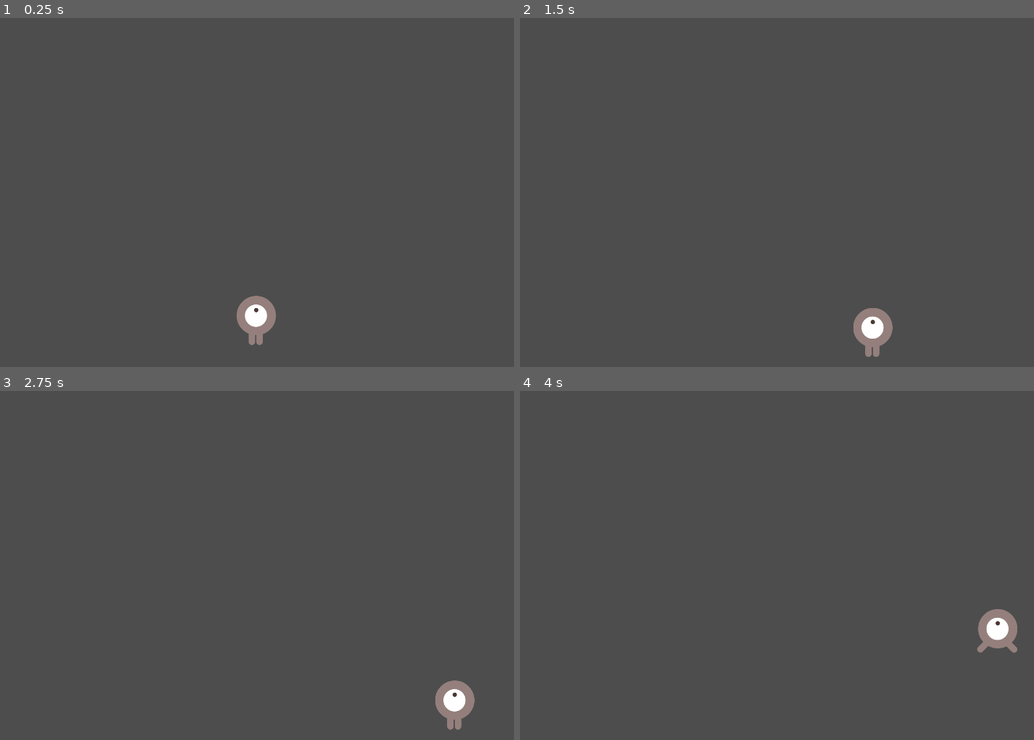
Above: before the commit, frames 1-4 (two rows, left to right).
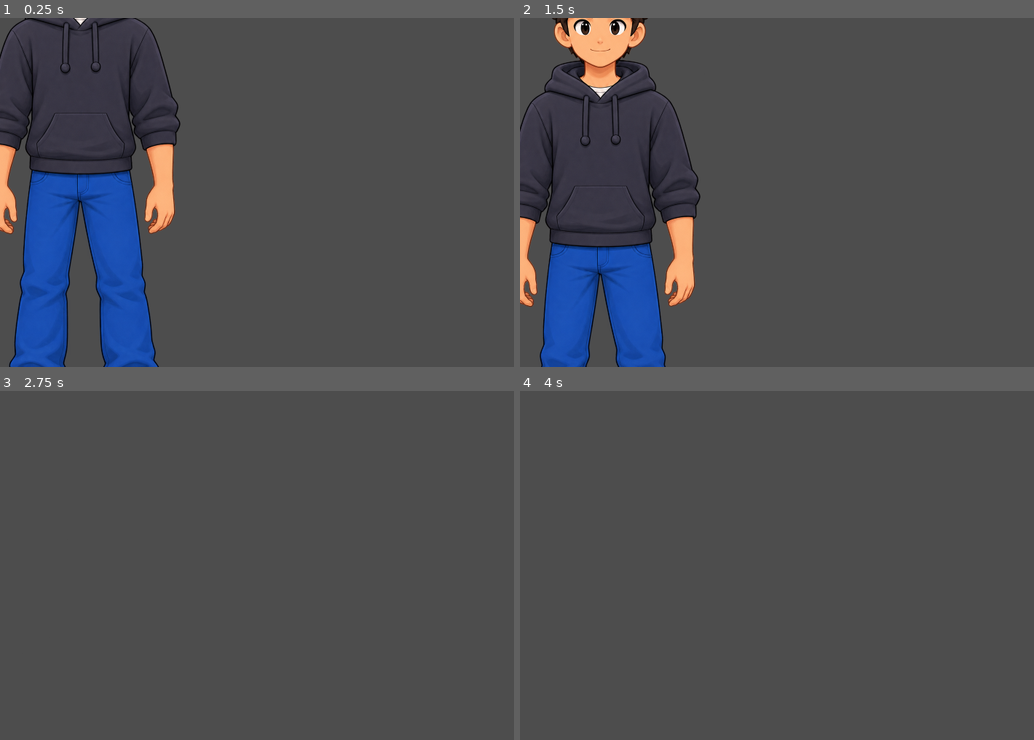
Above: after the commit, the same moments.

Repository: jayGumm45/beaver_attack
Game: Godot game, scene res://main.tscn
Same seed, same stepped clock (60 frames per second), same inputs: the game is played once before the commit and once after it.
Inputs:
- Up to frame 1 (0.25 s): no input
- Up to frame 2 (1.5 s): tap Enter at 0.5 s; hold Right (move_right) 0.53-1.28 s; hold S (move_down) from 1.28 s (still down)
- Up to frame 3 (2.75 s): release S (move_down) at 2.03 s; hold Right (move_right) from 2.03 s (still down)
- Up to frame 4 (4 s): release Right (move_right) at 2.78 s; hold Up (move_up) 2.78-3.53 s; hold Left (move_left) from 3.53 s (still down)

The runs differ from the first frame. In frame 1, 19% of the frame differs, in the area x 0-54%, y 0-100%; in frame 2, 17%; in frame 3, 0.8%; in frame 4, 0.8%.

Commit message:
Added new player images and circular collision shape.

Diff:
--- a/player.tscn
+++ b/player.tscn
@@ -1,19 +1,19 @@
 [gd_scene format=3 uid="uid://0dxeu208xuv0"]
 
-[ext_resource type="Texture2D" uid="uid://cxt10hmdnqlkt" path="res://art/playerGrey_up1.png" id="1_hqtel"]
 [ext_resource type="Script" uid="uid://c520tnfw57d54" path="res://player.gd" id="1_sweqy"]
-[ext_resource type="Texture2D" uid="uid://cn6ohue7dbi06" path="res://art/playerGrey_up2.png" id="2_sweqy"]
-[ext_resource type="Texture2D" uid="uid://43fdegrdib8m" path="res://art/playerGrey_walk1.png" id="3_2hs0m"]
-[ext_resource type="Texture2D" uid="uid://doocnj0x6j5s5" path="res://art/playerGrey_walk2.png" id="4_1jxqw"]
+[ext_resource type="Texture2D" uid="uid://cqncdfinr7cee" path="res://art/playerShopper_up1.png" id="2_sweqy"]
+[ext_resource type="Texture2D" uid="uid://dh82ytwexxgqx" path="res://art/playerShopper_up2.png" id="3_2hs0m"]
+[ext_resource type="Texture2D" uid="uid://ccybhu6jxmsvi" path="res://art/playerShopper_walk1.png" id="4_1jxqw"]
+[ext_resource type="Texture2D" uid="uid://cdan0ihxnhlhg" path="res://art/playerShopper_walk2.png" id="5_dw050"]
 
 [sub_resource type="SpriteFrames" id="SpriteFrames_lg1c5"]
 animations = [{
 "frames": [{
 "duration": 1.0,
-"texture": ExtResource("1_hqtel")
+"texture": ExtResource("2_sweqy")
 }, {
 "duration": 1.0,
-"texture": ExtResource("2_sweqy")
+"texture": ExtResource("3_2hs0m")
 }],
 "loop": 1,
 "name": &"Up",
@@ -21,19 +21,19 @@
 }, {
 "frames": [{
 "duration": 1.0,
-"texture": ExtResource("3_2hs0m")
+"texture": ExtResource("4_1jxqw")
 }, {
 "duration": 1.0,
-"texture": ExtResource("4_1jxqw")
+"texture": ExtResource("5_dw050")
 }],
 "loop": 1,
 "name": &"Walk",
 "speed": 5.0
 }]
 
-[sub_resource type="CapsuleShape2D" id="CapsuleShape2D_lg1c5"]
-radius = 24.0
-height = 48.0
+[sub_resource type="CapsuleShape2D" id="CapsuleShape2D_b26j0"]
+radius = 144.0
+height = 832.0
 
 [node name="Player" type="CharacterBody2D" unique_id=1825948697]
 script = ExtResource("1_sweqy")
@@ -46,4 +46,4 @@
 metadata/_edit_group_ = true
 
 [node name="CollisionShape2D" type="CollisionShape2D" parent="." unique_id=648216473]
-shape = SubResource("CapsuleShape2D_lg1c5")
+shape = SubResource("CapsuleShape2D_b26j0")
Binary file added: art/playerShopper_up1.png
Not shown, added: art/playerShopper_up1.png.import
Binary file added: art/playerShopper_up2.png
Not shown, added: art/playerShopper_up2.png.import
Binary file added: art/playerShopper_walk1.png
Not shown, added: art/playerShopper_walk1.png.import
Binary file added: art/playerShopper_walk2.png
Not shown, added: art/playerShopper_walk2.png.import
